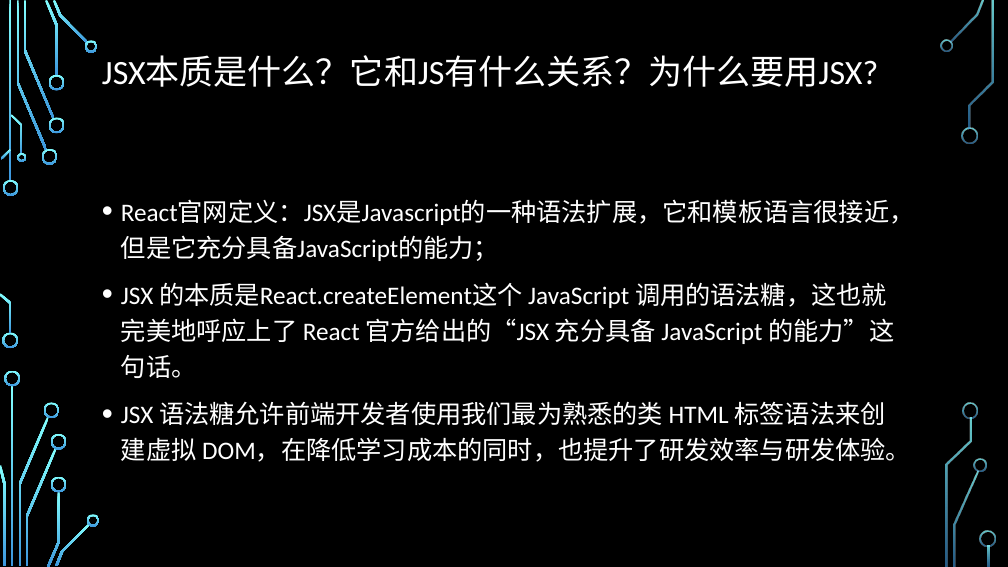
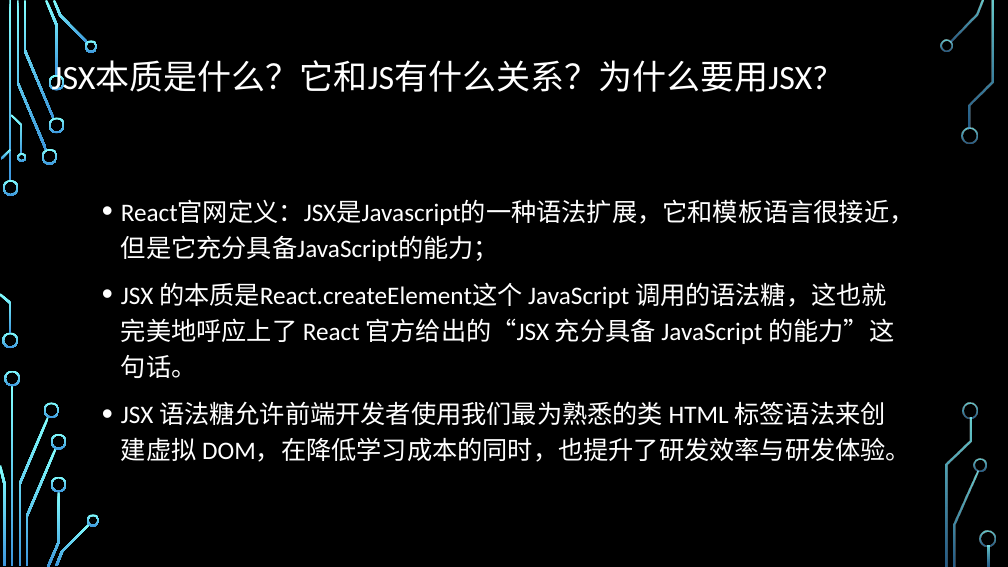
Before and after one commit to jiangyanghe/lagou-lesson, a slide deck: slide 2 of REACT/assets/react 分享.pptx. Drawn at 1008x567 pixels with LibreOffice and Linux fonts; fonts in the diff are those of the drawing; background and template pictures are left out. Boxes give left, top, right and bottom in pixels: in the first picture for what was removed or moved away, otherwise in the second. Text is boxed around its words. In the diff, an @@ line names an element or a change of style, - is before the commit and + after.

```diff
--- a/REACT/assets/react 分享.pptx
+++ b/REACT/assets/react 分享.pptx
@@ title "JSX本质是什么？它和JS有什么关系？为什么要用JSX?": place and size @@
-title "JSX本质是什么？它和JS有什么关系？为什么要用JSX?" at box(102, 56, 878, 87)
+title "JSX本质是什么？它和JS有什么关系？为什么要用JSX?" at box(52, 61, 828, 92)
```
Also in this commit, not shown: 1 other file.
